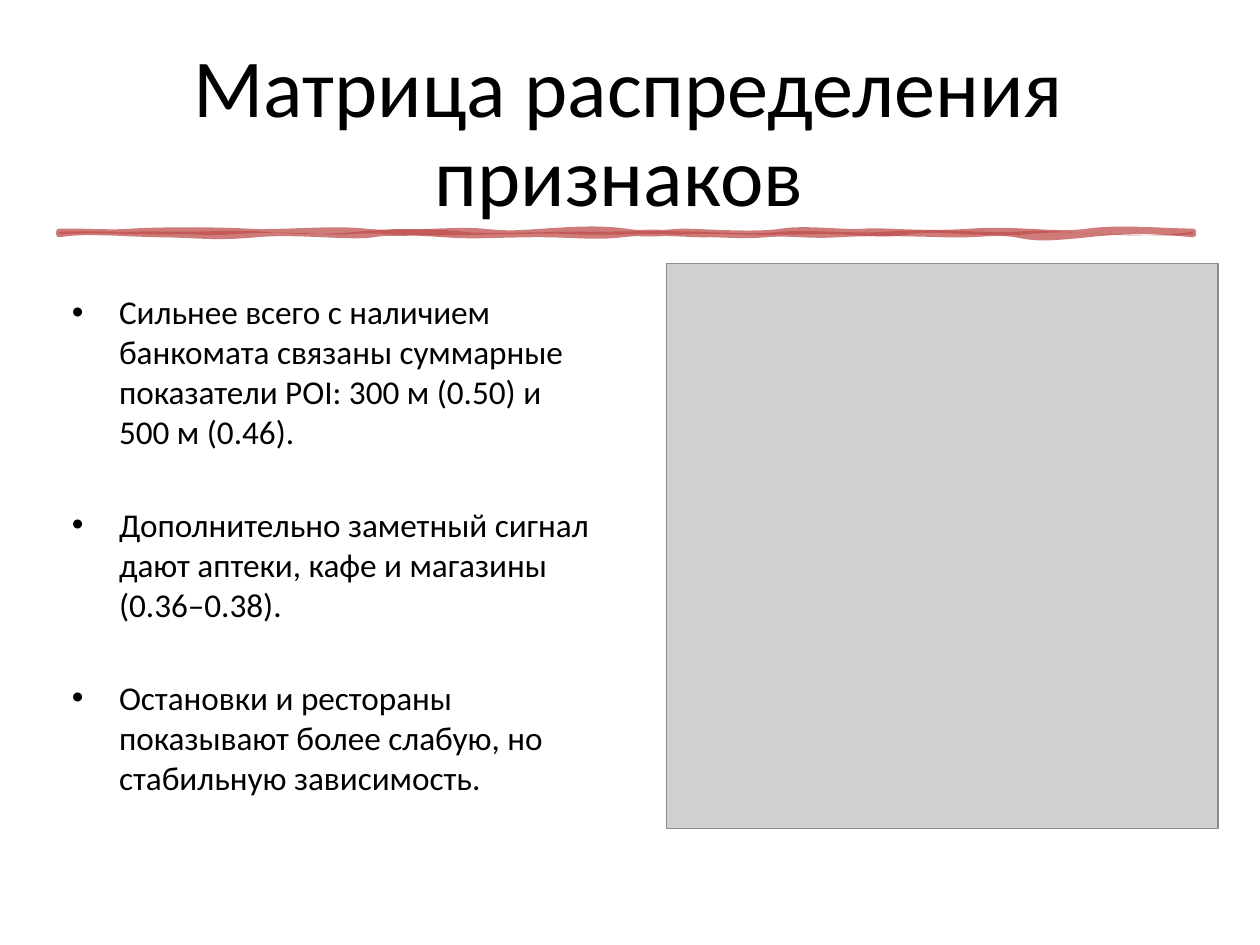
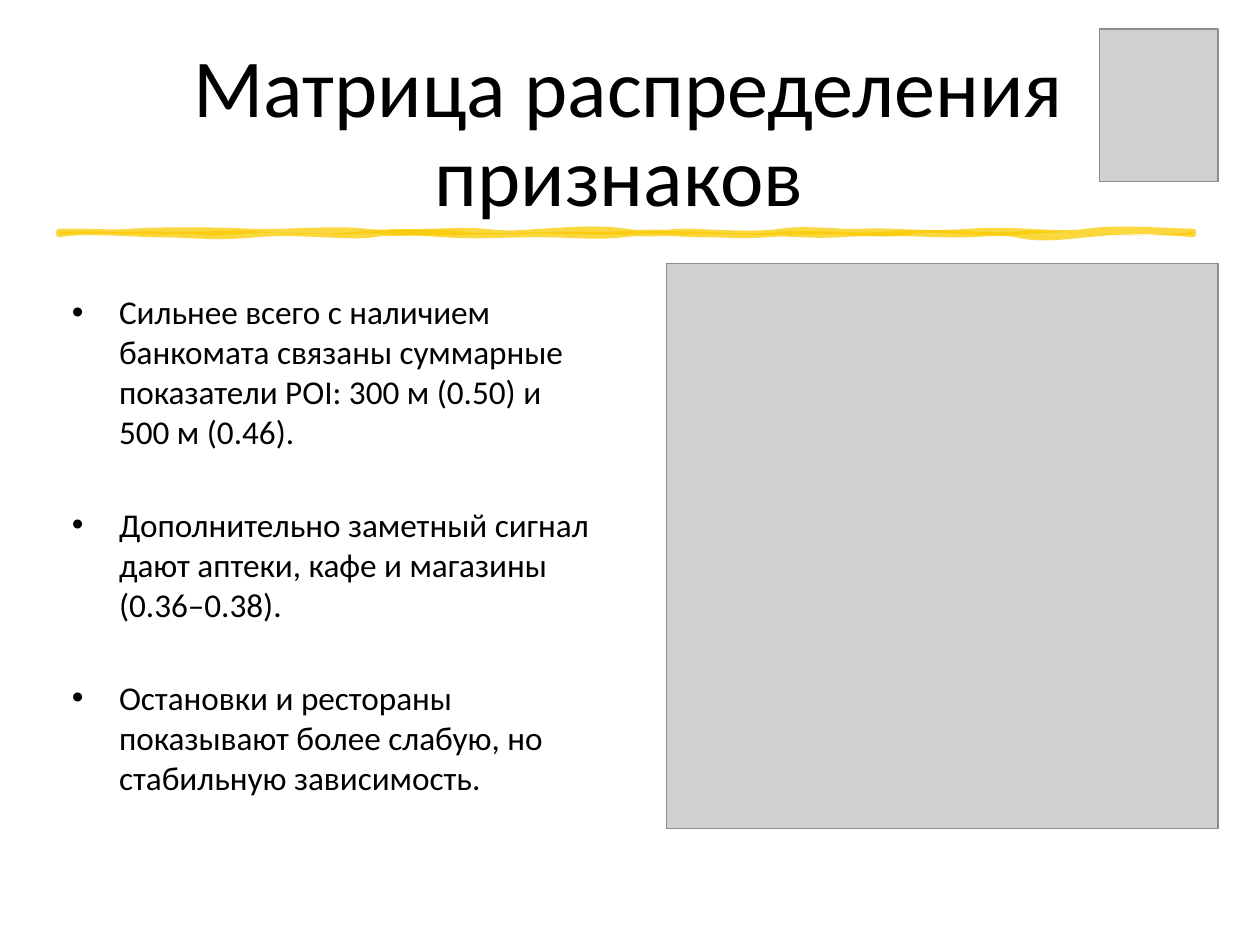
Before and after one commit to antgursky/final-project-atm-analysis, a slide deck: slide 13 of notebooks/Gursky_ATM.pptx. Drawn at 1260x945 pixels with LibreOffice and Linux fonts; fonts in the diff are those of the drawing; grey boxes stand for pictures; background and template pictures are left out. Boxes give left, top, right and bottom in pixels: in the first picture for what was removed or moved away, otherwise in the second. Text is boxed around its words. In the diff, an @@ line names an element or a change of style, - is before the commit and + after.

```diff
--- a/notebooks/Gursky_ATM.pptx
+++ b/notebooks/Gursky_ATM.pptx
@@ picture added at (1100,29,1218,181) @@
@@ freeform shape at (59,232,1193,234): fill #C0504D at 75% opacity to #FACA00 at 75% opacity; outline #C0504D 3.5 pt to #FACA00 3.5 pt @@
```
Also in this commit, not shown: 16 other slides changed, 4 other files.
